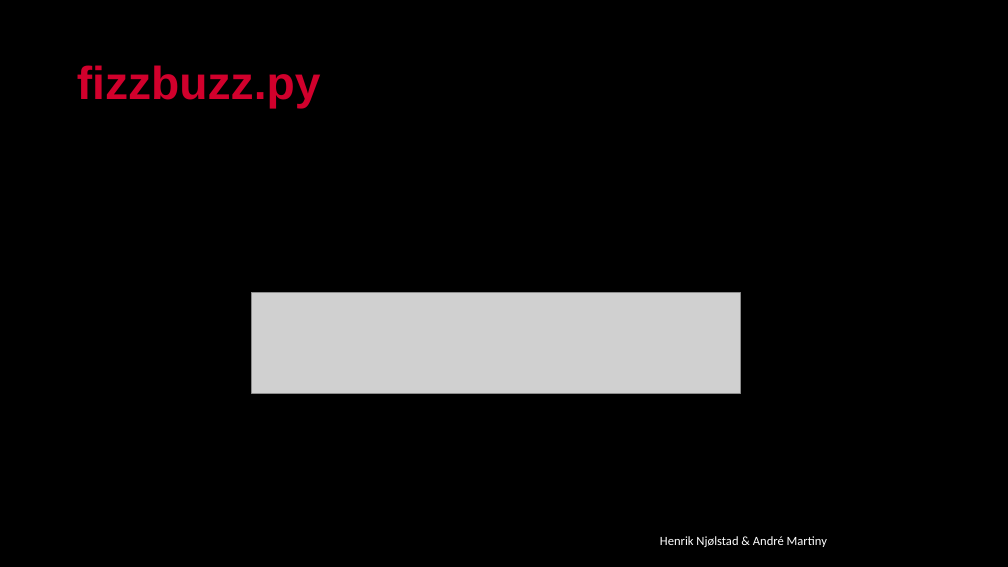
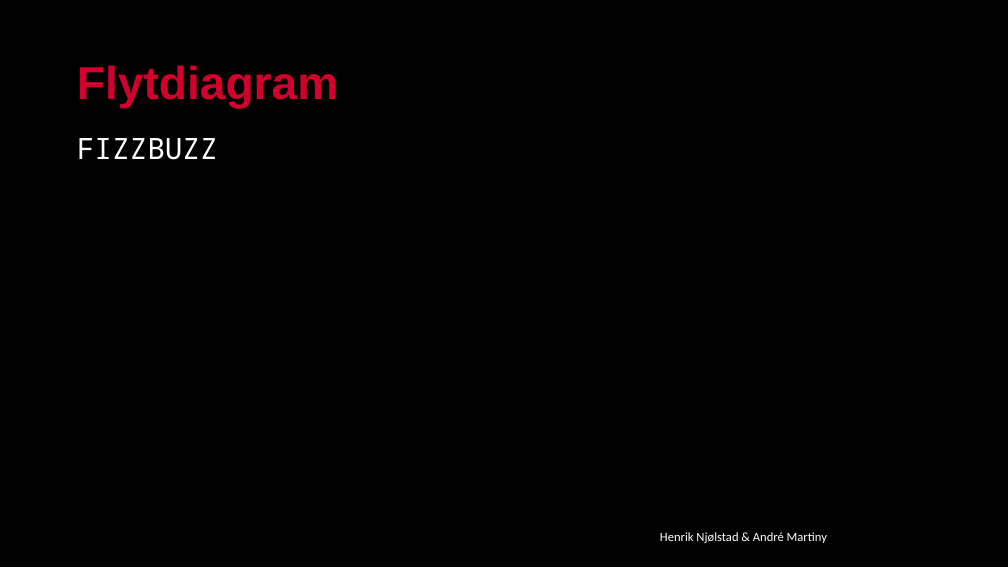
Before and after one commit to kodelaben/kodelaben.github.io, a slide deck: slide 9 of _drafts/Oppgaver/Workshop/Workshop_2PP.pptx (slide 16 before the commit). Drawn at 1008x567 pixels with LibreOffice and Linux fonts; fonts in the diff are those of the drawing; grey boxes stand for pictures; background and template pictures are left out. Boxes give left, top, right and bottom in pixels: in the first picture for what was removed or moved away, otherwise in the second. Text is boxed around its words. In the diff, an @@ line names an element or a change of style, - is before the commit and + after.

```diff
--- a/_drafts/Oppgaver/Workshop/Workshop_2PP.pptx
+++ b/_drafts/Oppgaver/Workshop/Workshop_2PP.pptx
@@ title at (77,65,339,109): text changed @@
-fizzbuzz.py
+Flytdiagram
@@ text added at (77,138,218,160), 28 pt, text #FFFFFF @@
+FIZZBUZZ
@@ picture removed at (252,293,741,393) @@
@@ text "Henrik Njølstad & André Martiny" at (660,532,827,543): more space between paragraphs @@
```
Also in this commit, not shown: 3 other slides changed, 3 slides added, 7 slides removed, 8 other files.
